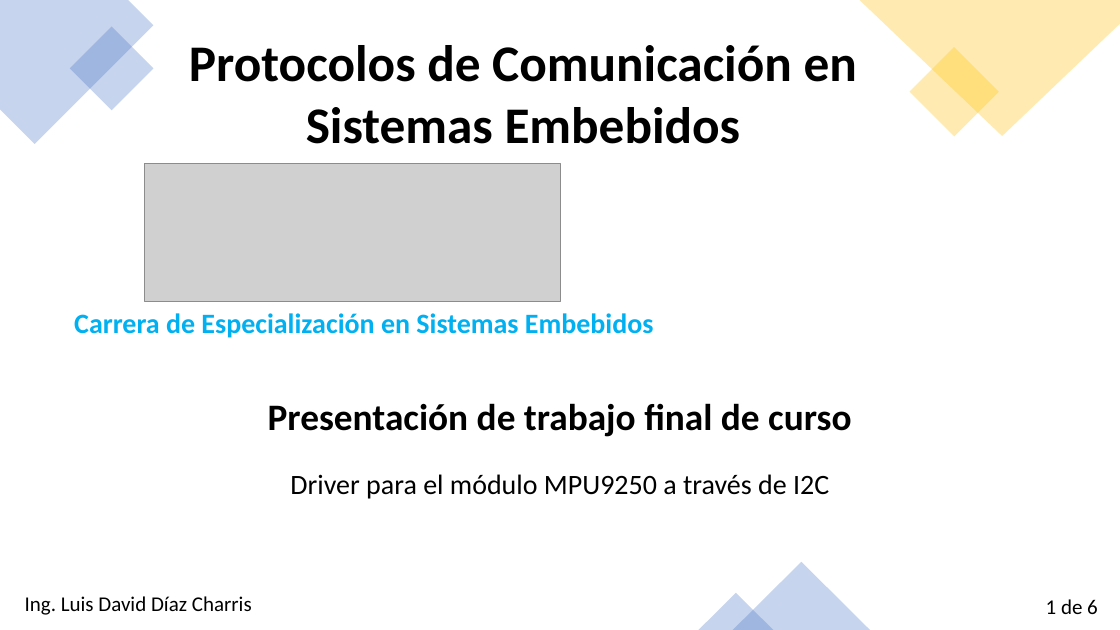
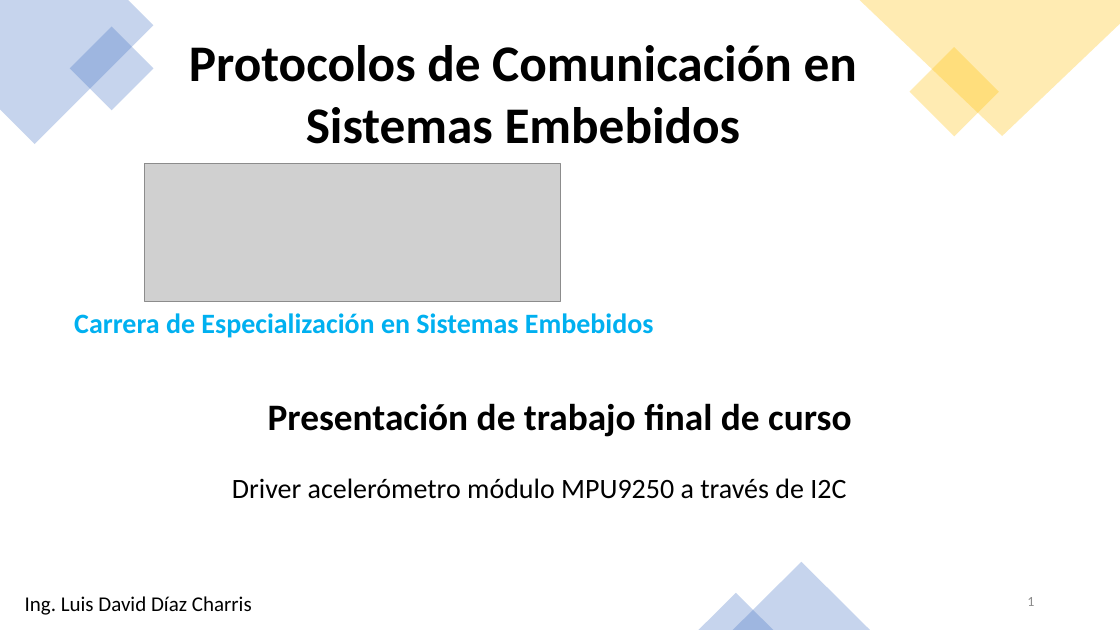
Before and after one commit to ldiazcharris/cese_PCSE, a slide deck: slide 1 of presentacion_TPF_luis_diaz.pptx. Drawn at 1120x630 pixels with LibreOffice and Linux fonts; fonts in the diff are those of the drawing; grey boxes stand for pictures. Boxes give left, top, right and bottom in pixels: in the first picture for what was removed or moved away, otherwise in the second. Text is boxed around its words. In the diff, an @@ line names an element or a change of style, - is before the commit and + after.

```diff
--- a/presentacion_TPF_luis_diaz.pptx
+++ b/presentacion_TPF_luis_diaz.pptx
@@ text at (232, 478, 846, 499): text changed @@
-Driver para el módulo MPU9250 a través de I2C
+Driver acelerómetro módulo MPU9250 a través de I2C
@@ page number added at (1027, 597, 1034, 606), 12 pt, text #8C8C8C @@
+1
@@ text removed at (1046, 599, 1098, 614) @@
-1 de 6
```
Also in this commit, not shown: 4 other slides changed, 1 slide added, 1 other file.
